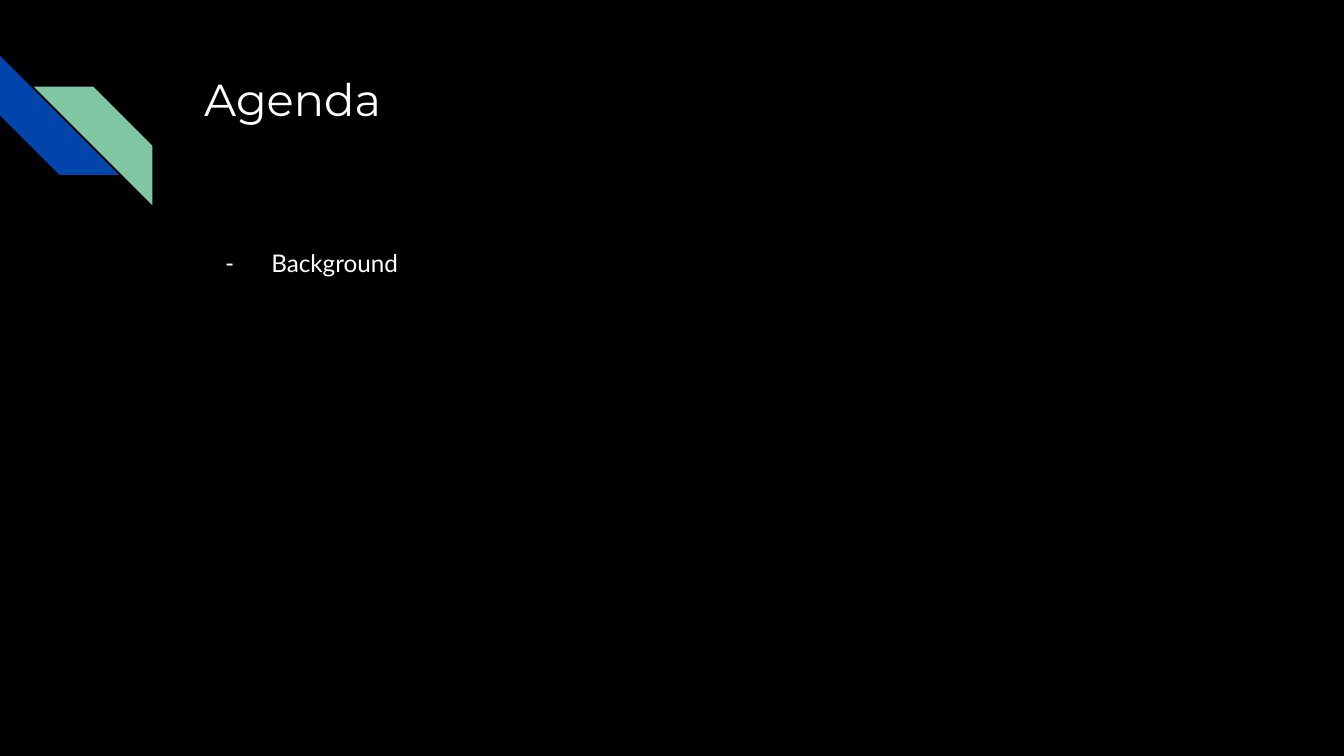
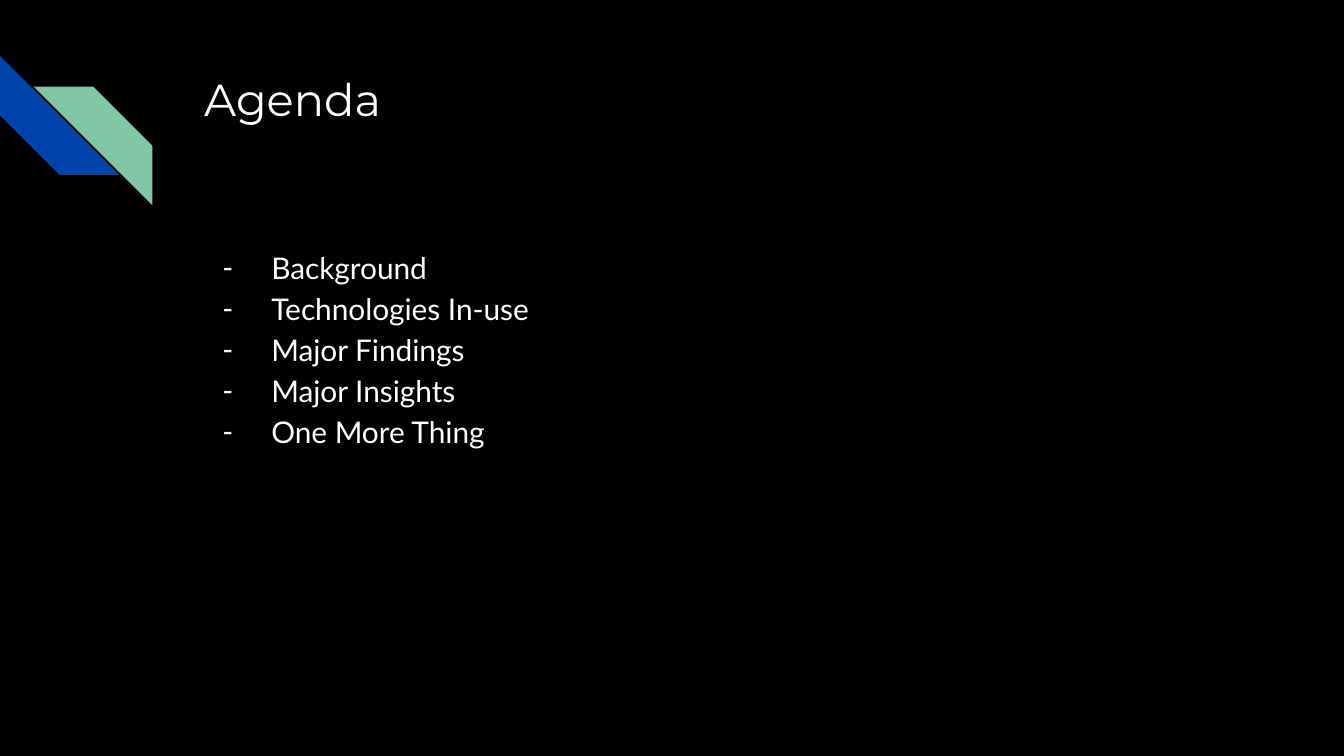
Before and after one commit to AGA-Datathon-2023/Dataminers, a slide deck: slide 2 of AGA Datathon 2023.pptx. Drawn at 1344x756 pixels with LibreOffice and Linux fonts; fonts in the diff are those of the drawing. Boxes give left, top, right and bottom in pixels: in the first picture for what was removed or moved away, otherwise in the second. Text is boxed around its words. In the diff, an @@ line names an element or a change of style, - is before the commit and + after.

```diff
--- a/AGA Datathon 2023.pptx
+++ b/AGA Datathon 2023.pptx
@@ text at (271,257,427,285): size 13 to 16 pt in "Background"; indent changed @@
@@ text at (271,298,529,449): paragraphs added @@
+– Technologies In-use
+– Major Findings
+– Major Insights
+– One More Thing
```
Also in this commit, not shown: 5 slides added.
